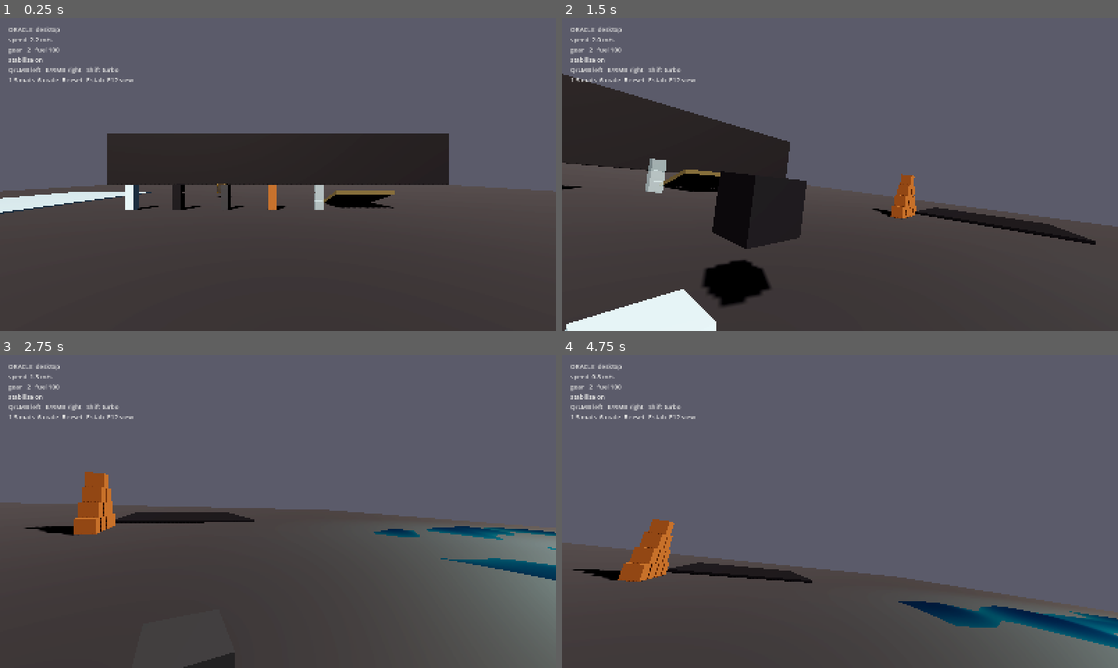
Above: before the commit, frames 1-4 (two rows, left to right).
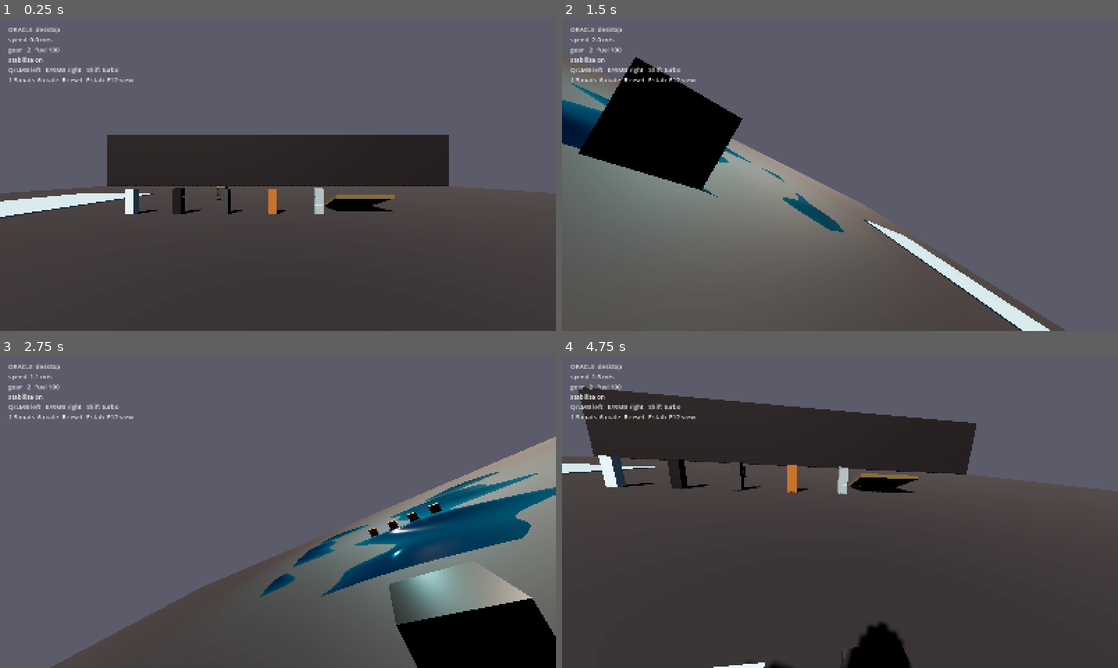
Above: after the commit, the same moments.

Repository: Jpalmer95/oracle-playground
Game: Godot game, scene res://scenes/main.tscn
Same seed, same stepped clock (60 frames per second), same inputs: the game is played once before the commit and once after it.
Inputs (mouse positions are in pixels of both pictures, inside the frame that each line leads up to):
- Up to frame 1 (0.25 s): no input
- Up to frame 2 (1.5 s): tap Enter at 0.5 s; move the mouse to (867, 174) at 0.52 s; tap 1 at 0.6 s; click (867, 174) at 0.67 s; move the mouse to (812, 174) at 1.27 s; tap 2 at 1.35 s; click (812, 174) at 1.42 s
- Up to frame 3 (2.75 s): move the mouse to (289, 505) at 2.02 s; tap 3 at 2.1 s; click (289, 505) at 2.17 s
- Up to frame 4 (4.75 s): move the mouse to (834, 517) at 2.77 s; tap 4 at 2.85 s; click (834, 517) at 2.92 s; move the mouse to (878, 514) at 3.52 s; tap 5 at 3.6 s; click (878, 514) at 3.67 s; move the mouse to (795, 508) at 4.27 s; tap 6 at 4.35 s; click (795, 508) at 4.42 s

The runs differ from the first frame. In frame 1, 2.2% of the frame differs, in the area x 0-100%, y 6-64%; in frame 2, 49%; in frame 3, 40%; in frame 4, 56%, in the area x 0-100%, y 6-100%.

Commit message:
fix: Oracle flight feel — decouple XR rig, gravity-free, SuperSonic drag
The in-headset flight felt like 'strong rotational force' instead of flying.
Root causes, all fixed:

1. XROrigin3D was parented UNDER the tumbling RigidBody, so tracked camera
   + hands inherited body rotation -> nausea. Now a sibling at scene root;
   only the body's position is copied into it each frame (never rotation).
2. gravity_scale left at 1.0 -> pod fell to floor, thrust fought gravity.
   flight_mode now sets gravity_scale 0 (SuperSonic hover).
3. linear_damp 0.15 -> coasted forever. Now explicit SuperSonic drag
   velocity *= (1 - 2*dt), rate velocity_damp=2.0/s.
4. Thrust curve was 17.5*gear; now SuperSonic accel baseSpeed(15)*gear*2.0
   via F=m*a (thrust_accel * gear * throttle_scale).

Added 3 regression tests (XR decoupling, gravity-free, velocity damping).

Diff:
--- a/godot/scripts/player.gd
+++ b/godot/scripts/player.gd
@@ -5,7 +5,10 @@
 
 signal mode_changed(mode: String)
 
-@export var thrust_force := 1400.0
+@export var flight_mode := true
+@export var thrust_accel := 15.0          # m/s^2 per gear point (SuperSonic baseSpeed)
+@export var throttle_scale := 2.0         # SuperSonic's x2 on thrust
+@export var velocity_damp := 2.0          # 1/s exponential drag (halo-to-hover)
 @export var turbo_multiplier := 3.8
 @export var apply_at_hands := true
 @export var stabilize_upright := true
@@ -39,8 +42,11 @@
 	mass = 80.0
 	continuous_cd = true
 	can_sleep = false
-	linear_damp = 0.15
-	angular_damp = 1.2
+	# SuperSonic flight is gravity-free + velocity-damped (halo-to-hover).
+	# Hangar doors stay shut when flight_mode is off (walk/fly toggle later).
+	gravity_scale = 0.0 if flight_mode else 1.0
+	linear_damp = 0.0
+	angular_damp = 0.0
 	collision_layer = 2
 	collision_mask = 5
 	_ensure_rig()
@@ -50,11 +56,15 @@
 
 
 func _ensure_rig() -> void:
-	_xr_origin = get_node_or_null("XROrigin3D") as XROrigin3D
+	# XR rule: XROrigin3D lives at scene root, NOT under the physics body.
+	# If parented under this RigidBody, tracked camera + hands inherit the
+	# body's tumble rotation -> nausea + "rotational force" feel. We keep the
+	# origin as a sibling and copy only the body's *position* into it each frame.
+	_xr_origin = get_parent().get_node_or_null("XROrigin3D") as XROrigin3D
 	if _xr_origin == null:
 		_xr_origin = XROrigin3D.new()
 		_xr_origin.name = "XROrigin3D"
-		add_child(_xr_origin)
+		get_parent().add_child(_xr_origin)
 		var cam := XRCamera3D.new()
 		cam.name = "XRCamera3D"
 		_xr_origin.add_child(cam)
@@ -194,12 +204,20 @@
 	if right_amt > 0.02:
 		_fire_hand(_active_right(), right_amt * boost)
 
+	# SuperSonic drag: velocity *= (1 - 2*dt). Exponential, rate velocity_damp/s.
+	# Gives the halo-to-hover feel; without it you coast indefinitely.
+	linear_velocity *= clampf(1.0 - velocity_damp * delta, 0.0, 1.0)
+
 	if linear_velocity.length() > max_speed:
 		linear_velocity = linear_velocity.limit_length(max_speed)
 
 	if stabilize_upright:
 		_stabilize(delta)
 
+	# XR: move the tracked rig with the body, position only (never rotation).
+	if xr_active and _xr_origin:
+		_xr_origin.global_position = global_position
+
 
 func _fire_hand(hand: Node3D, amount: float) -> void:
 	if hand == null:
@@ -209,8 +227,11 @@
 
 
 func apply_thruster(world_dir: Vector3, amount: float, at_world: Vector3 = Vector3.ZERO) -> void:
+	# SuperSonic accel = baseSpeed(15) * gear * 2.0 * boost, integrated over dt.
+	# As Jolt force: F = m * a. One hand only = torque + turn; both = go.
 	var dir := world_dir.normalized()
-	var force := dir * thrust_force * float(gear) * amount
+	var accel := thrust_accel * float(gear) * throttle_scale * amount
+	var force := dir * accel * mass
 	if apply_at_hands and at_world != Vector3.ZERO:
 		apply_force(force, at_world - global_position)
 	else:
--- a/godot/tests/test_runner.gd
+++ b/godot/tests/test_runner.gd
@@ -10,6 +10,9 @@
 	_test_materials()
 	await _test_thruster_direction()
 	await _test_independent_hands()
+	_test_xr_rig_decoupled()
+	await _test_flight_is_gravity_free()
+	await _test_velocity_damping()
 	_test_shatter()
 	_test_agent_view_api()
 	if _failures == 0:
@@ -80,6 +83,52 @@
 	await get_tree().process_frame
 
 
+func _test_xr_rig_decoupled() -> void:
+	print("[xr rig decoupled]")
+	# Regression: the tracked XROrigin3D must be a SIBLING of the physics body,
+	# never a child. A child inherits body tumble rotation -> nausea.
+	var player: OraclePlayer = _make_player(get_tree().root)
+	var origin := player.get_node_or_null("XROrigin3D") as XROrigin3D
+	_ok(origin == null, "XROrigin3D is not a child of the body")
+	var sibling := player.get_parent().get_node_or_null("XROrigin3D") as XROrigin3D
+	_ok(sibling != null, "XROrigin3D is a sibling at scene root")
+	player.queue_free()
+	await get_tree().process_frame
+
+
+func _test_flight_is_gravity_free() -> void:
+	print("[flight gravity-free]")
+	var world := Node3D.new()
+	get_tree().root.add_child(world)
+	var player: OraclePlayer = _make_player(world)
+	_ok(player.gravity_scale == 0.0, "flight_mode => gravity_scale 0 (SuperSonic hover)")
+	player.queue_free()
+	world.queue_free()
+	await get_tree().process_frame
+
+
+func _test_velocity_damping() -> void:
+	print("[velocity damping]")
+	var world := Node3D.new()
+	get_tree().root.add_child(world)
+	var player: OraclePlayer = _make_player(world)
+	player.gravity_scale = 0.0
+	player.stabilize_upright = false
+	player.gear = 1
+	# Accelerate, then stop thrusting and confirm velocity decays (halo-to-hover).
+	for i in 30:
+		player.apply_thruster(Vector3.FORWARD, 1.0)
+		await get_tree().physics_frame
+	var peak := player.linear_velocity.length()
+	for i in 30:
+		await get_tree().physics_frame
+	var after := player.linear_velocity.length()
+	_ok(after < peak * 0.5, "velocity decays after thrust ends (peak=%.2f after=%.2f)" % [peak, after])
+	player.queue_free()
+	world.queue_free()
+	await get_tree().process_frame
+
+
 func _test_shatter() -> void:
 	print("[shatter]")
 	var world := Node3D.new()
Not shown, changed: MASTER_PLAN.md
